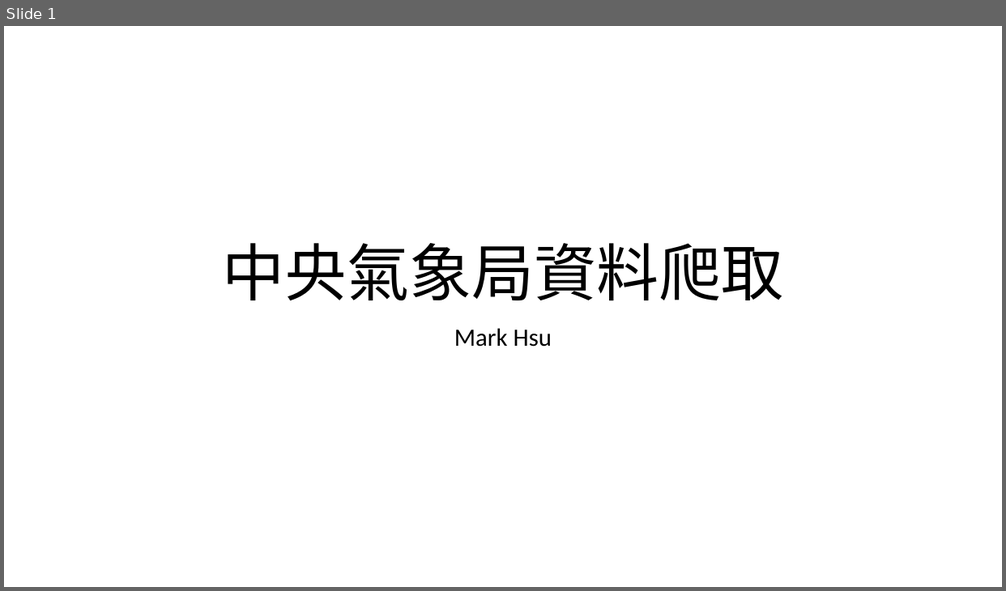
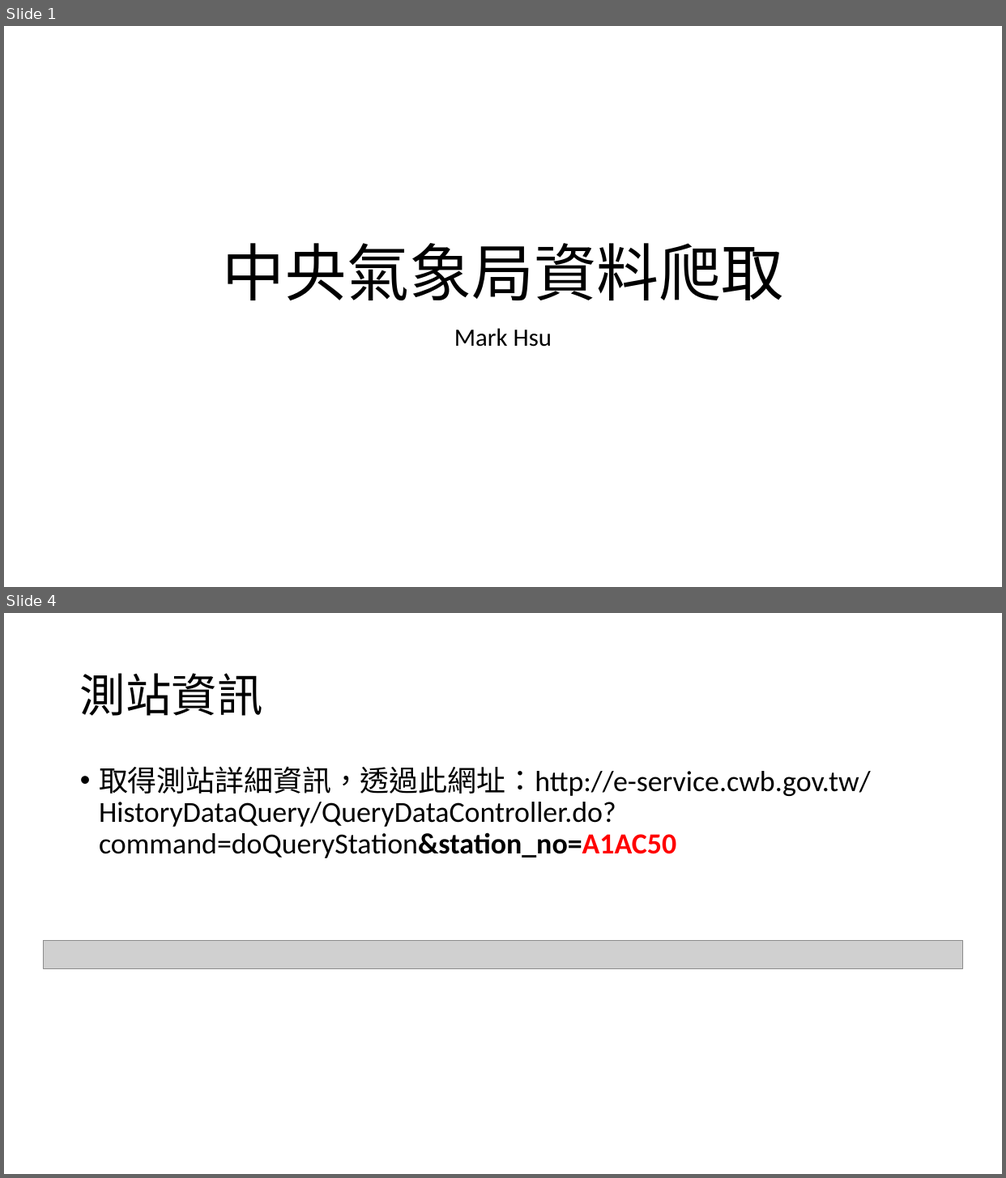
Before and after one commit to Mark-YH/CWB_Data, a slide deck: slide/CWBData.pptx. Shown one above the other, each under a label of ours: slide 1 before the commit, slides 1 and 4 after it; the slides between them are not shown. The pictures are 1006x591 and 1006x1178 pixels, drawn with LibreOffice and Linux fonts; fonts in the diff are those of the drawing; grey boxes stand for pictures. Boxes give left, top, right and bottom in pixels: in the first picture for what was removed or moved away, otherwise in the second. Text is boxed around its words. In the diff, an @@ line names an element or a change of style, - is before the commit and + after.

```diff
--- a/slide/CWBData.pptx
+++ b/slide/CWBData.pptx
@@ slide 4 added at [4,613,1002,1174], background #FFFFFF @@
@@ title added at [80,673,263,716], 44 pt, text #000000 @@
+測站資訊
@@ text added at [99,766,871,858], 28 pt, text #000000 @@
+• 取得測站詳細資訊，透過此網址：http://e-service.cwb.gov.tw/HistoryDataQuery/QueryDataController.do?command=doQueryStation&station_no=A1AC50
@@ picture added at [44,941,963,969] @@
```
Also in this commit, not shown: 1 slide changed, 1 other slide added.
